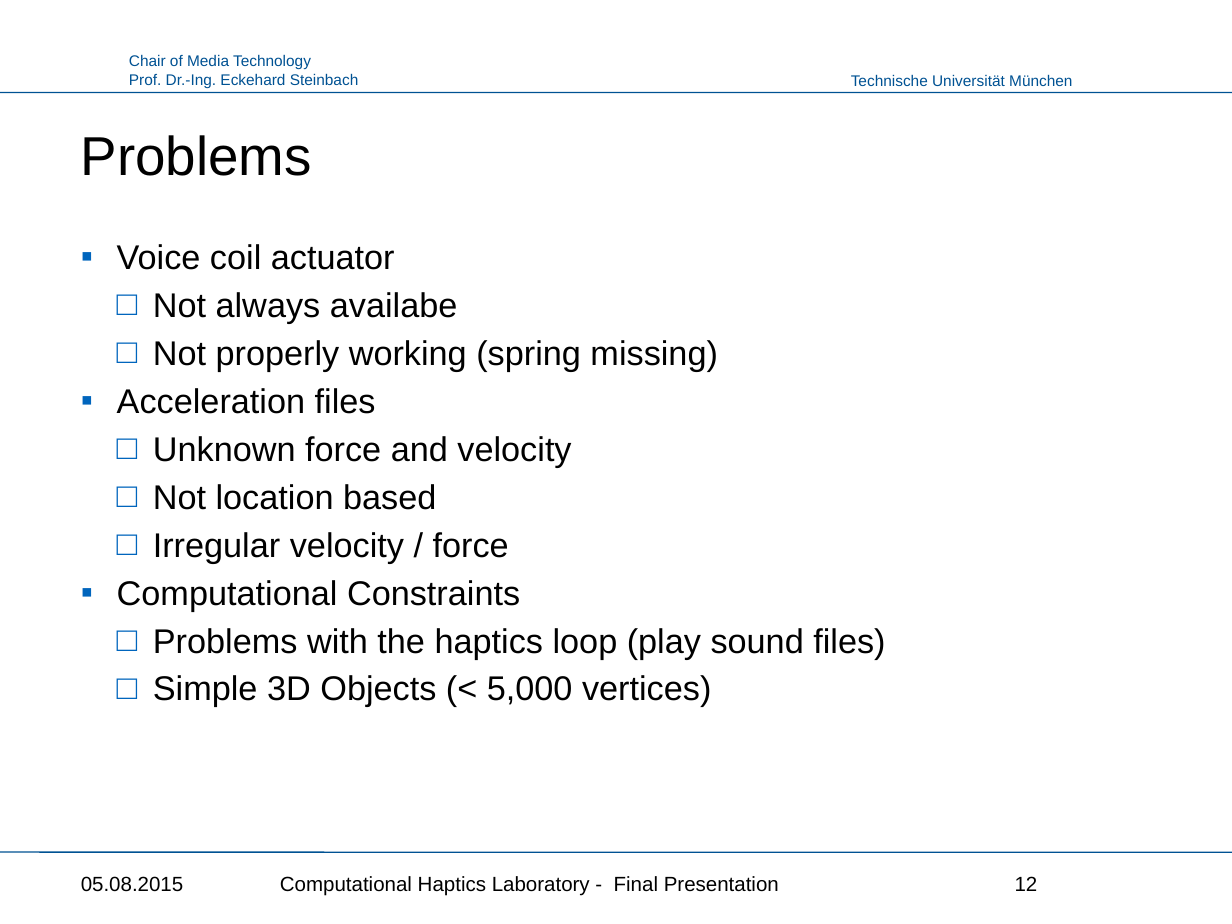
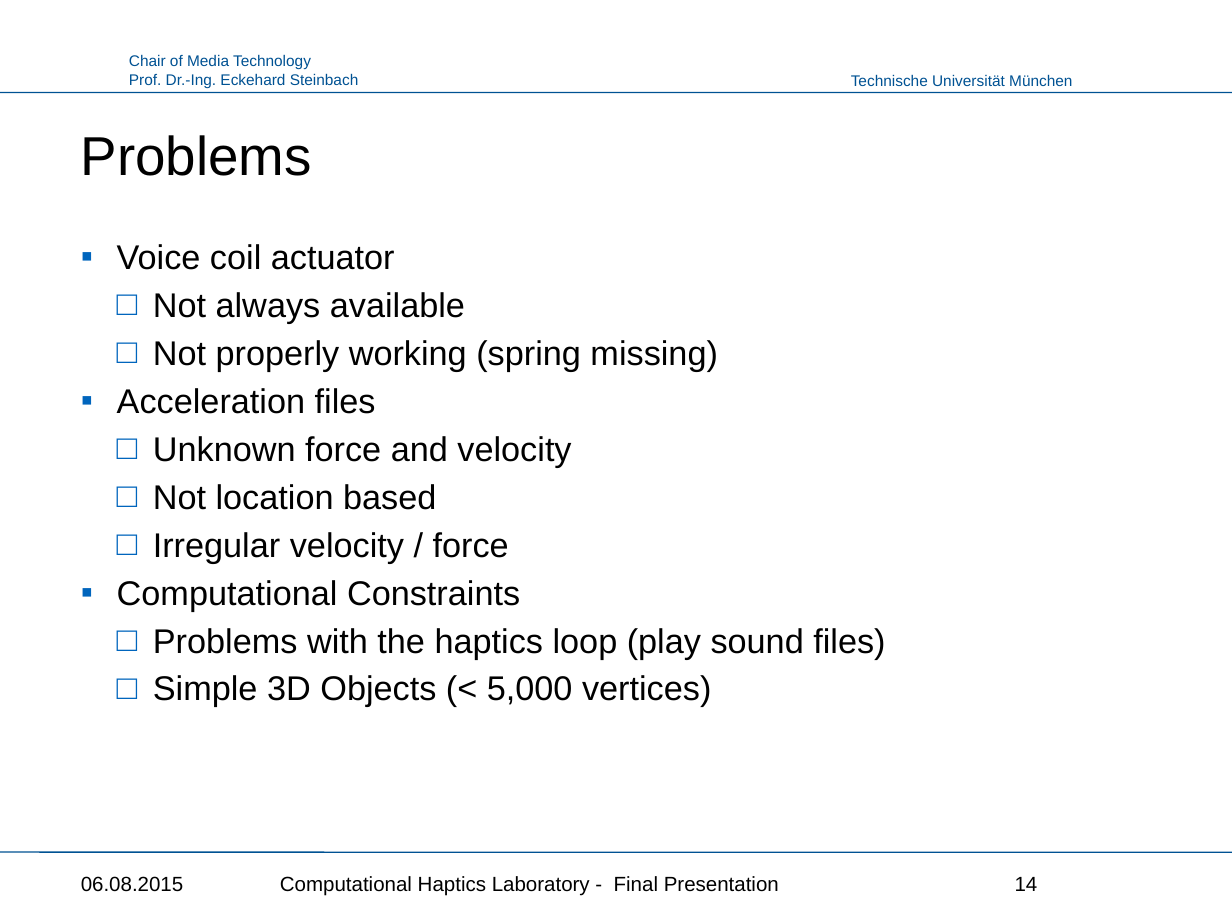
Before and after one commit to Punkbuster0401/HapticsLab, a slide deck: slide 14 of Haptics_Presentation.pptx (slide 12 before the commit). Drawn at 1232x924 pixels with LibreOffice and Linux fonts; fonts in the diff are those of the drawing; background and template pictures are left out. Boxes give left, top, right and bottom in pixels: in the first picture for what was removed or moved away, otherwise in the second. Text is boxed around its words. In the diff, an @@ line names an element or a change of style, - is before the commit and + after.

Commit message:
perfekt, only some problems with the tooth

```diff
--- a/Haptics_Presentation.pptx
+++ b/Haptics_Presentation.pptx
@@ text at bbox=[153, 292, 465, 324]: text changed @@
-  □ Not always availabe
+  □ Not always available
@@ text at bbox=[81, 876, 184, 892]: text changed @@
-05.08.2015
+06.08.2015
@@ page number at bbox=[1015, 877, 1038, 891]: text changed @@
-12
+14
```
Also in this commit, not shown: 17 other slides changed, 2 slides added, 1 other file.
